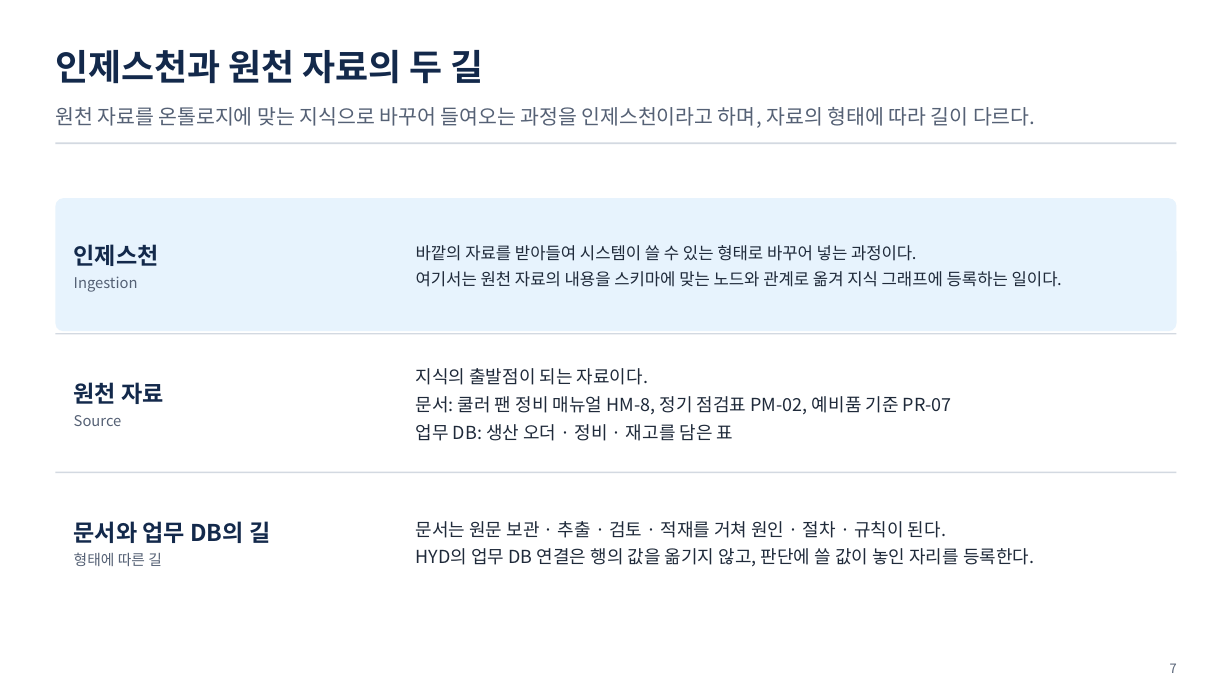
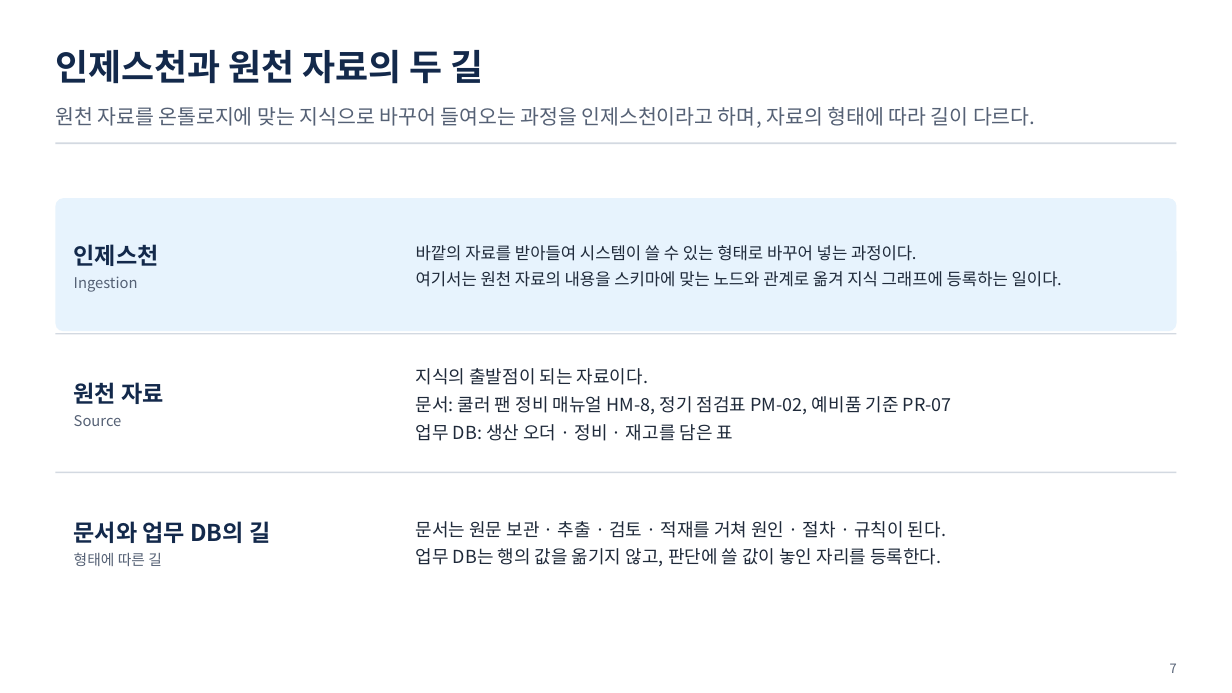
Before and after one commit to uengine-oss/hyd-iot-edu, a slide deck: slide 7 of 산출물/통합반/이론/04회차/통합반_04일차.pptx. Drawn at 1232x693 pixels with LibreOffice and Linux fonts; fonts in the diff are those of the drawing. Boxes give left, top, right and bottom in pixels: in the first picture for what was removed or moved away, otherwise in the second. Text is boxed around its words. In the diff, an @@ line names an element or a change of style, - is before the commit and + after.

```diff
--- a/산출물/통합반/이론/04회차/통합반_04일차.pptx
+++ b/산출물/통합반/이론/04회차/통합반_04일차.pptx
@@ text at box(416, 548, 942, 567): text changed @@
-HYD의 업무 DB 연결은 행의 값을 옮기지 않고, 판단에 쓸 값이 놓인 자리를 등록한다.
+업무 DB는 행의 값을 옮기지 않고, 판단에 쓸 값이 놓인 자리를 등록한다.
```
Also in this commit, not shown: 5 other slides changed, 4 other files.
